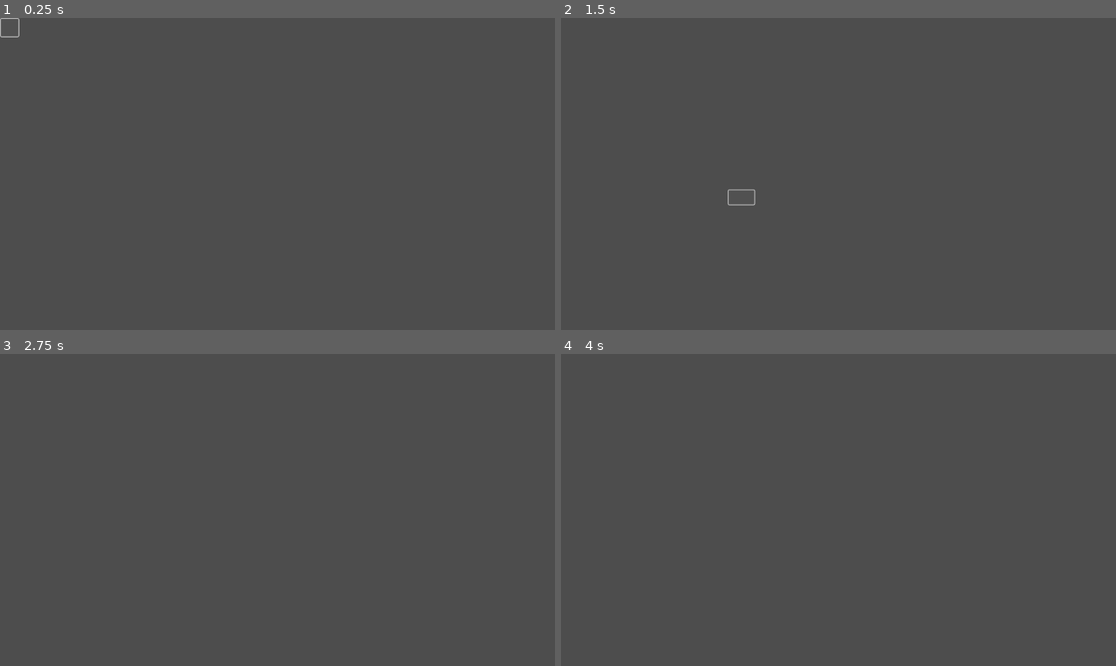
Above: before the commit, frames 1-4 (two rows, left to right).
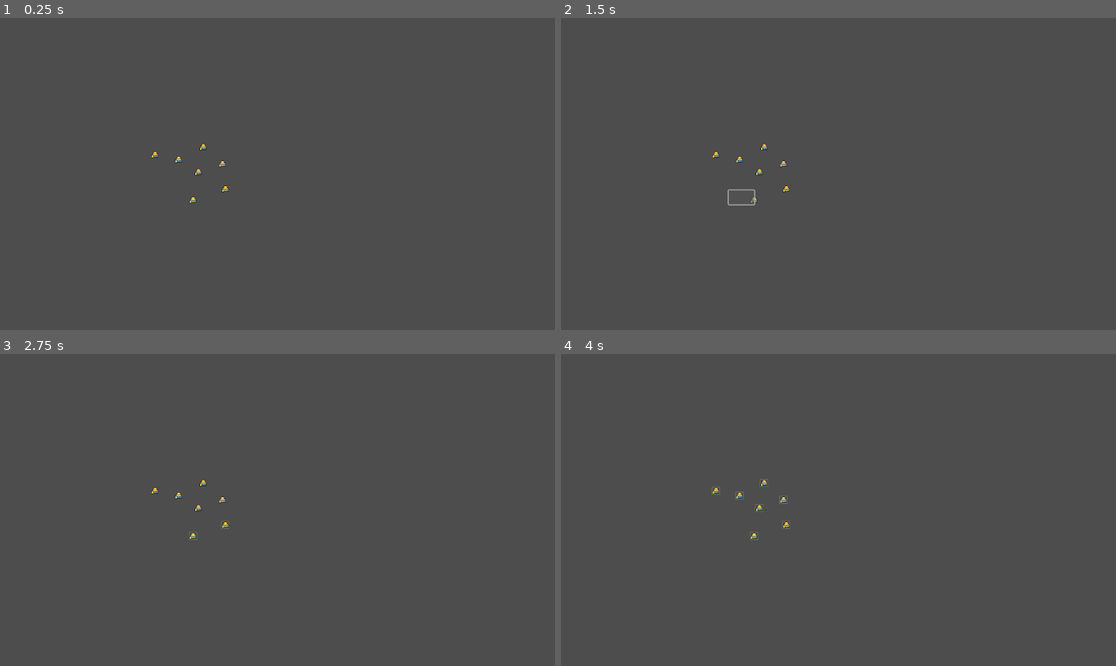
Above: after the commit, the same moments.

Repository: Nordtwig/project-kumquat
Game: Godot game, scene res://world.tscn
Same seed, same stepped clock (60 frames per second), same inputs: the game is played once before the commit and once after it.
Inputs (mouse positions are in pixels of both pictures, inside the frame that each line leads up to):
- Up to frame 1 (0.25 s): no input
- Up to frame 2 (1.5 s): tap Enter at 0.5 s; move the mouse to (960, 158) at 0.52 s; click (960, 158) at 0.6 s; tap Space at 1.25 s; drag from (727, 189) to (810, 236) at 1.27 s
- Up to frame 3 (2.75 s): move the mouse to (333, 441) at 2.02 s; click (333, 441) at 2.1 s
- Up to frame 4 (4 s): tap Enter at 2.75 s; drag from (810, 572) to (672, 463) at 2.77 s; move the mouse to (1005, 556) at 3.52 s; click (1005, 556) at 3.6 s

The runs differ from the first frame. In frame 1, 0.2% of the frame differs, in the area x 0-42%, y 0-60%; in frame 2, 0.1%; in frame 3, 0.2%; in frame 4, 0.2%, in the area x 27-42%, y 40-60%.

Commit message:
add unit scene and area select logic

Diff:
--- a/UI/Camera.gd
+++ b/UI/Camera.gd
@@ -12,6 +12,9 @@
 var endV: Vector2 = Vector2()
 
 var isDragging: bool = false
+
+
+@onready var box = get_node("../UI/Panel")
 
 
 func _process(_delta) -> void:
@@ -31,7 +34,7 @@
 			endV = mousePos
 			isDragging = false
 			draw_area(false)
-			emit_signal("area_selected")
+			emit_signal("area_selected", self)
 		else:
 			end = start
 			isDragging = false
@@ -45,9 +48,9 @@
 
 
 func draw_area(s = true) -> void:
-	get_node("../Panel").size = Vector2(abs(startV.x - endV.x), abs(startV.y - endV.y))
+	box.size = Vector2(abs(startV.x - endV.x), abs(startV.y - endV.y))
 	var pos = Vector2()
 	pos.x = min(startV.x, endV.x)
 	pos.y = min(startV.y, endV.y)
-	get_node("../Panel").position = pos
-	get_node("../Panel").size *= int(s)
+	box.position = pos
+	box.size *= int(s)
--- /dev/null
+++ b/unit.gd
@@ -0,0 +1,19 @@
+class_name Unit
+extends CharacterBody2D
+
+@export var selected: bool = false
+
+
+@onready var box = get_node("Box")
+
+
+func _ready() -> void:
+	input_event.connect(on_unit_input_event)
+
+
+func set_selected(value: bool) -> void:
+	box.visible = value
+
+
+func on_unit_input_event(viewport, event, shape_idx):
+	pass
--- /dev/null
+++ b/unit.tscn
@@ -0,0 +1,37 @@
+[gd_scene load_steps=5 format=3 uid="uid://dbt4tpe6c1pk"]
+
+[ext_resource type="Script" path="res://unit.gd" id="1_6u56j"]
+[ext_resource type="Texture2D" uid="uid://bcogguc30e3vc" path="res://assets/MiniWorldSprites/Characters/Champions/Arthax.png" id="1_7xjd2"]
+
+[sub_resource type="RectangleShape2D" id="RectangleShape2D_k27dr"]
+size = Vector2(15, 9)
+
+[sub_resource type="StyleBoxFlat" id="StyleBoxFlat_qo52u"]
+bg_color = Color(0.6, 0.6, 0.6, 0)
+border_width_left = 1
+border_width_top = 1
+border_width_right = 1
+border_width_bottom = 2
+border_color = Color(0.337255, 0.694118, 0.282353, 1)
+border_blend = true
+
+[node name="Unit" type="CharacterBody2D"]
+script = ExtResource("1_6u56j")
+
+[node name="CollisionShape2D" type="CollisionShape2D" parent="."]
+position = Vector2(-0.5, -4.5)
+shape = SubResource("RectangleShape2D_k27dr")
+
+[node name="Arthax" type="Sprite2D" parent="."]
+position = Vector2(0, -8)
+texture = ExtResource("1_7xjd2")
+hframes = 5
+vframes = 8
+
+[node name="Box" type="Panel" parent="."]
+visible = false
+offset_left = -9.0
+offset_top = -15.0
+offset_right = 8.0
+offset_bottom = 1.0
+theme_override_styles/panel = SubResource("StyleBoxFlat_qo52u")
--- /dev/null
+++ b/world.gd
@@ -0,0 +1,31 @@
+extends Node2D
+
+
+var units: Array[Node]
+
+
+func _ready() -> void:
+	get_node("Camera").area_selected.connect(on_area_selected)
+	units = get_tree().get_nodes_in_group("units")
+	print(units)
+
+
+func get_units_in_area(area: Array) -> Array:
+	var u = []
+	for unit in units:
+		if (unit.position.x > area[0].x) and (unit.position.x < area[1].x):
+			if (unit.position.y > area[0].y) and (unit.position.y < area[1].y):
+				u.append(unit)
+
+	return u
+
+
+func on_area_selected(object) -> void:
+	var start = object.start
+	var end = object.end
+	var area = []
+	area.append(Vector2(min(start.x, end.x), min(start.y, end.y)))
+	area.append(Vector2(max(start.x, end.x), max(start.y, end.y)))
+	var ut  = get_units_in_area(area)
+	for u in ut:
+		u.set_selected(!u.selected)
--- a/world.tscn
+++ b/world.tscn
@@ -1,7 +1,51 @@
-[gd_scene load_steps=2 format=3 uid="uid://dq2mlea3xxeg8"]
+[gd_scene load_steps=5 format=3 uid="uid://dq2mlea3xxeg8"]
 
-[ext_resource type="PackedScene" uid="uid://bgre1dedqfbl6" path="res://UI/ui.tscn" id="1_yonab"]
+[ext_resource type="Script" path="res://UI/Camera.gd" id="1_4ttrc"]
+[ext_resource type="Script" path="res://world.gd" id="1_ts3lg"]
+[ext_resource type="PackedScene" uid="uid://dbt4tpe6c1pk" path="res://unit.tscn" id="2_03mtw"]
+
+[sub_resource type="StyleBoxFlat" id="StyleBoxFlat_pm86e"]
+bg_color = Color(0.337255, 0.337255, 0.337255, 0.498039)
+border_width_left = 3
+border_width_top = 3
+border_width_right = 3
+border_width_bottom = 3
+border_blend = true
+corner_radius_top_left = 3
+corner_radius_top_right = 3
+corner_radius_bottom_right = 3
+corner_radius_bottom_left = 3
 
 [node name="world" type="Node2D"]
+script = ExtResource("1_ts3lg")
 
-[node name="UI" parent="." instance=ExtResource("1_yonab")]
+[node name="Camera" type="Camera2D" parent="."]
+script = ExtResource("1_4ttrc")
+
+[node name="UI" type="CanvasLayer" parent="."]
+
+[node name="Panel" type="Panel" parent="UI"]
+theme_override_styles/panel = SubResource("StyleBoxFlat_pm86e")
+
+[node name="Units" type="Node2D" parent="."]
+
+[node name="Unit" parent="Units" groups=["units"] instance=ExtResource("2_03mtw")]
+position = Vector2(-164, 3)
+
+[node name="Unit2" parent="Units" groups=["units"] instance=ExtResource("2_03mtw")]
+position = Vector2(-114, -14)
+
+[node name="Unit3" parent="Units" groups=["units"] instance=ExtResource("2_03mtw")]
+position = Vector2(-154, -49)
+
+[node name="Unit4" parent="Units" groups=["units"] instance=ExtResource("2_03mtw")]
+position = Vector2(-254, -33)
+
+[node name="Unit5" parent="Units" groups=["units"] instance=ExtResource("2_03mtw")]
+position = Vector2(-205, -23)
+
+[node name="Unit6" parent="Units" groups=["units"] instance=ExtResource("2_03mtw")]
+position = Vector2(-175, 61)
+
+[node name="Unit7" parent="Units" groups=["units"] instance=ExtResource("2_03mtw")]
+position = Vector2(-108, 38)
